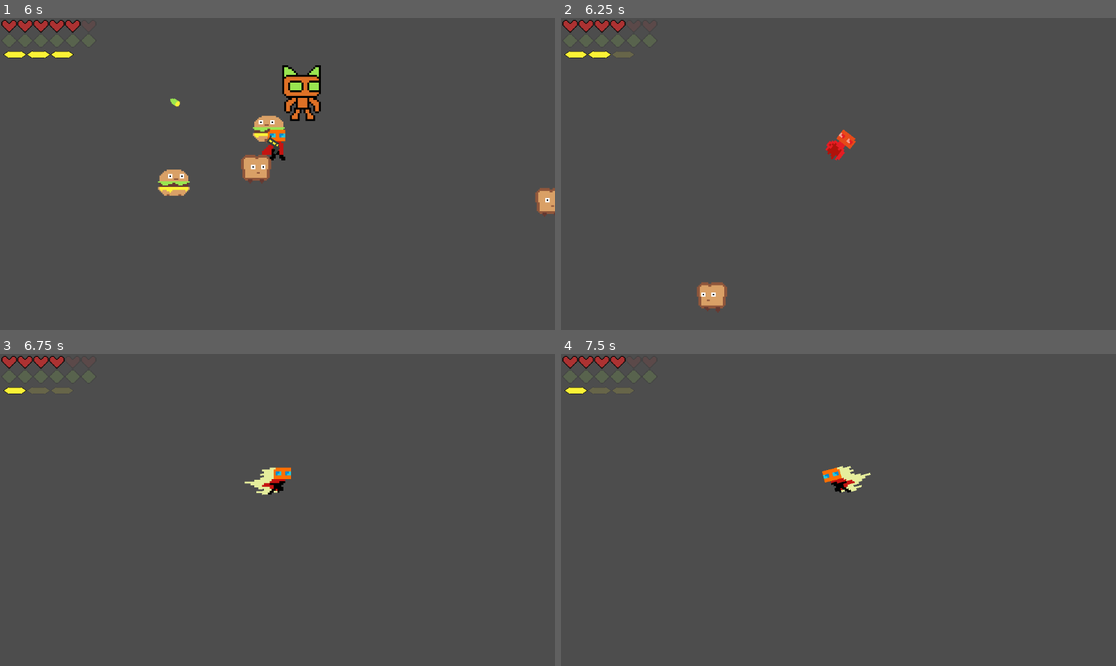
Above: before the commit, frames 1-4 (two rows, left to right).
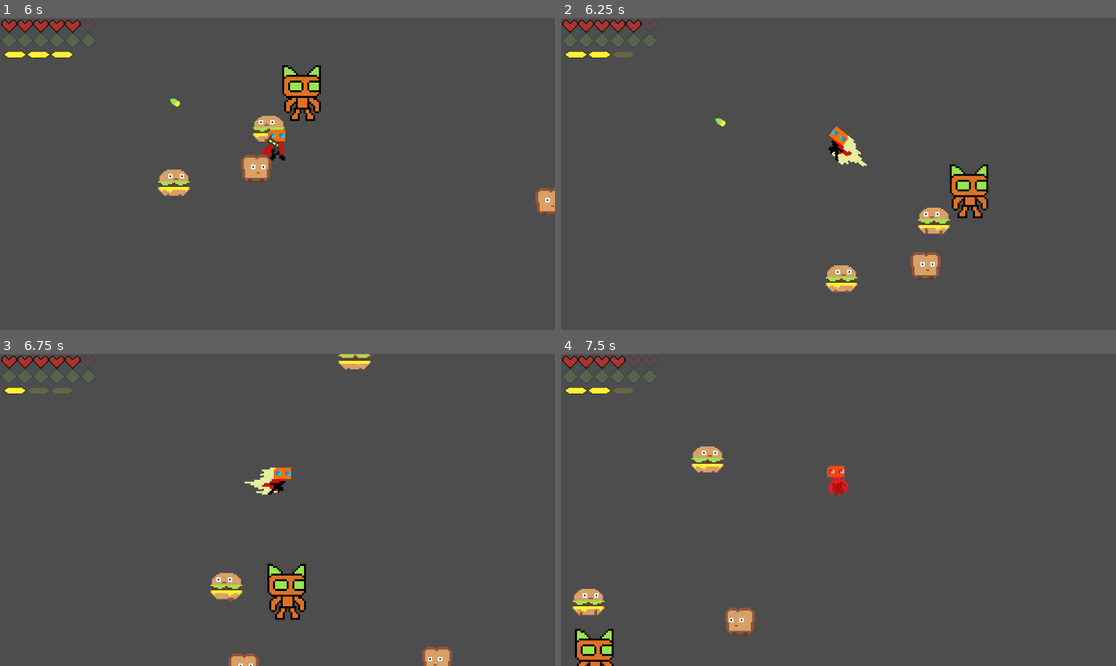
Above: after the commit, the same moments.

Repository: mendsergon/Kill-The-Food-Pyramid
Game: Godot game, scene res://Assets/Scenes/game.tscn
The game is run twice, just before and just after one commit, with the same random seed, the same clock (stepped at 60 frames per second) and the same inputs.
Inputs (mouse positions are in pixels of both pictures, inside the frame that each line leads up to):
- Up to frame 1 (6 s): move the mouse to (399, 158) at 0.52 s; hold D (move_right) 0.53-1.28 s; tap Shift (dash) at 0.6, 1.35, 2.3, 3.05, 3.6, 4.35, 5.3 s; move the mouse to (166, 189) at 1.27 s; hold S (move_down) 1.28-2.03 s; move the mouse to (333, 105) at 2.02 s; hold D (move_right) 2.03-2.78 s; tap E (melee) at 2.1, 5.1 s; move the mouse to (249, 236) at 2.77 s; hold W (move_up) 2.78-3.53 s; click (249, 236) at 2.85 s; move the mouse to (444, 220) at 3.52 s; hold A (move_left) 3.53-5.03 s; move the mouse to (111, 127) at 4.27 s; move the mouse to (305, 174) at 5.02 s; hold S (move_down) 5.03-5.78 s; move the mouse to (194, 96) at 5.77 s; hold D (move_right) from 5.78 s (still down); click (194, 96) at 5.85 s
- Up to frame 2 (6.25 s): keep holding D (move_right); tap Shift (dash) at 6.05 s
- Up to frame 3 (6.75 s): move the mouse to (399, 494) at 6.52 s; release D (move_right) at 6.53 s; hold W (move_up) from 6.53 s (still down); tap Shift (dash) at 6.6 s
- Up to frame 4 (7.5 s): move the mouse to (727, 525) at 7.27 s; release W (move_up) at 7.28 s; hold D (move_right) from 7.28 s (still down); tap Shift (dash) at 7.35 s

Frame 1 is identical in both runs. In frame 2, 3.2% of the frame differs, in the area x 11-77%, y 0-95%; in frame 3, 2.3%; in frame 4, 2.5%.

Commit message:
Fixed dmg bug right after dash

Diff:
--- a/Assets/Scripts/player.gd
+++ b/Assets/Scripts/player.gd
@@ -166,18 +166,25 @@
 	# --- INVULNERABILITY TIMER --- #
 	if is_invulnerable:
 		invuln_timer -= delta
-		if invuln_timer <= 0.0:
-			is_invulnerable = false
-			collision_layer = original_collision_layer
-			collision_mask = original_collision_mask
+	if invuln_timer <= 0.0:
+		is_invulnerable = false
 
 	# --- DASH INVULN TIMER --- #
 	if dash_invuln_timer > 0.0:
 		dash_invuln_timer -= delta
-		if dash_invuln_timer <= 0.0:
-			# Restore collision layers when dash invuln ends
-			collision_layer = original_collision_layer
-			collision_mask = original_collision_mask
+	if dash_invuln_timer <= 0.0:
+		dash_invuln_timer = 0.0  # Just to be sure it doesn't go negative
+
+	# --- Manage collision layers based on invulnerability states --- #
+	if dash_invuln_timer > 0.0:
+		collision_layer = LAYER_3_MASK
+		collision_mask = IGNORE_LAYER_3_MASK
+	elif is_invulnerable:
+		collision_layer = 0
+		collision_mask = 0
+	else:
+		collision_layer = original_collision_layer
+		collision_mask = original_collision_mask
 
 	### --- INPUT PROCESSING --- ###
 	# Get combined movement input (4-directional)
@@ -384,10 +391,14 @@
 	melee_area.visible = true
 
 func _on_melee_area_body_entered(body: Node) -> void:
+	if body == self:
+		return  # Don't hit yourself
+
 	if body.has_method("apply_damage"):
 		var damage = 2 + current_orb_charges
 		body.apply_damage(damage)
-	print("Melee hit:", body.name, "Damage:", 2 + current_orb_charges)
+		print("Melee hit:", body.name, "Damage:", damage)
+
 
 func update_dash_cooldown(delta: float) -> void:
 	if dash_cooldown_timer > 0.0:
@@ -421,7 +432,7 @@
 
 ### --- DAMAGE & DEATH --- ###
 func apply_damage(amount: int, knockback_dir: Vector2 = Vector2.ZERO) -> void:
-	if is_invulnerable or is_dead:
+	if is_invulnerable or is_dead or dash_invuln_timer > 0.0:
 		return
 	health -= amount
 	update_health_bar()
Not shown, added: export_presets.cfg
